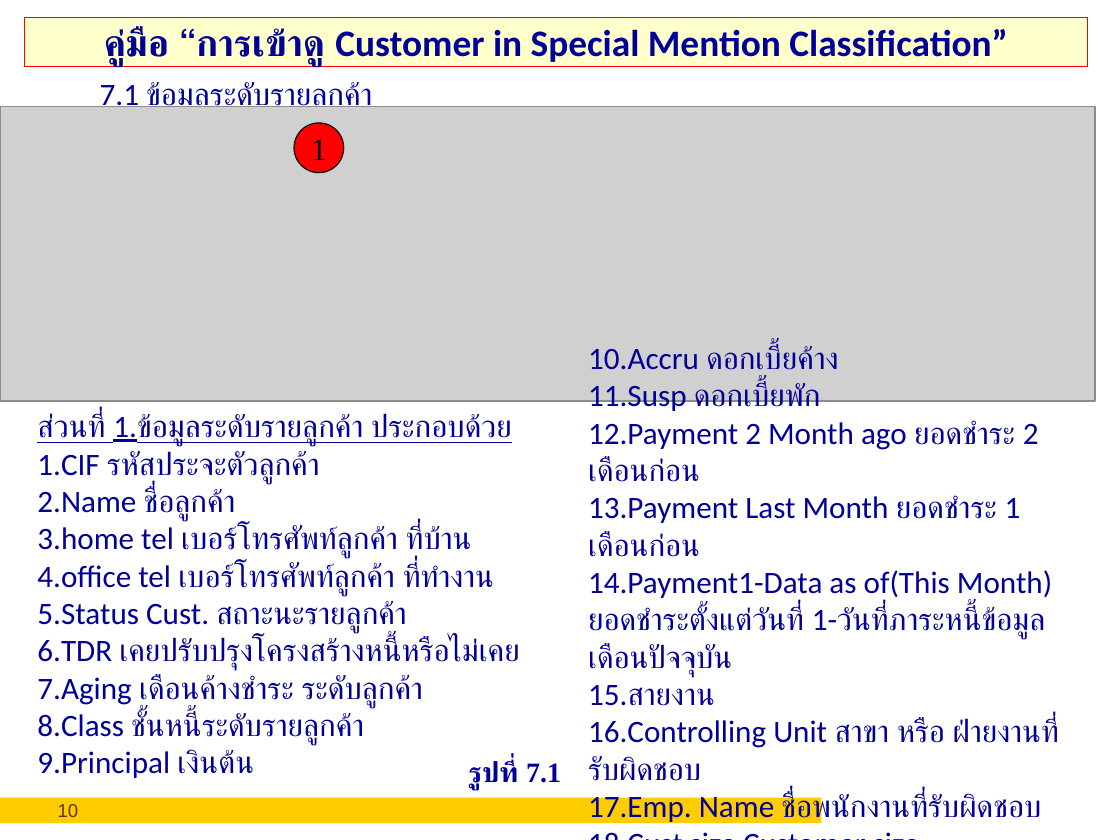
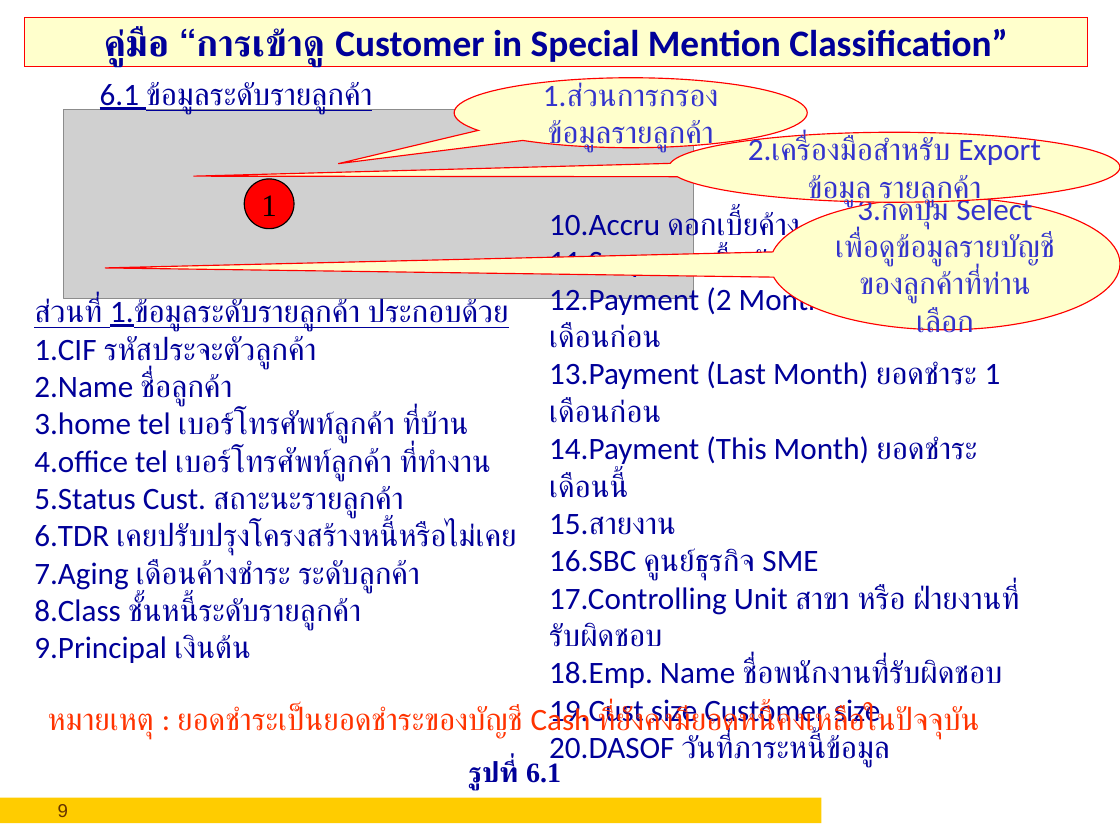
Before and after one commit to asynchronos/Special_Mention_SVN_MIGRATE, a slide deck: slide 9 of Downloads/คู่มือวิธีการกรอกSpecialMention.ppt (slide 10 before the commit). Drawn at 1120x840 pixels with LibreOffice and Linux fonts; fonts in the diff are those of the drawing; grey boxes stand for pictures; background and template pictures are left out. Boxes give left, top, right and bottom in pixels: in the first picture for what was removed or moved away, otherwise in the second. Text is boxed around its words. In the diff, an @@ line names an element or a change of style, - is before the commit and + after.

```diff
--- a/Downloads/คู่มือวิธีการกรอกSpecialMention.ppt
+++ b/Downloads/คู่มือวิธีการกรอกSpecialMention.ppt
@@ text at bbox=[100, 82, 372, 114]: text changed @@
-7.1 ข้อมูลระดับรายลูกค้า
+6.1 ข้อมูลระดับรายลูกค้า
@@ speech bubble added at bbox=[455, 77, 808, 147], fill #FFFFCC, outline #FF0000 0.74 pt, 20 pt, text #3333CC @@
+1.ส่วนการกรองข้อมูลรายลูกค้า
@@ picture: place and size @@
-picture at bbox=[0, 106, 1095, 401]
+picture at bbox=[64, 110, 694, 299]
@@ speech bubble added at bbox=[669, 132, 1120, 202], fill #FFFFCC, outline #FF0000 0.74 pt, 20 pt, text #3333CC @@
+2.เครื่องมือสำหรับ Export ข้อมูล รายลูกค้า
@@ ellipse "1": place and size @@
-ellipse "1" at bbox=[295, 123, 344, 172]
+ellipse "1" at bbox=[244, 179, 293, 228]
@@ speech bubble added at bbox=[771, 197, 1120, 329], fill #FFFFCC, outline #FF0000 0.74 pt, 20 pt, text #3333CC @@
+3.กดปุ่ม Select เพื่อดูข้อมูลรายบัญชีของลูกค้าที่ท่านเลือก
@@ text at bbox=[549, 211, 1019, 766]: text changed @@
-10.Accru ดอกเบี้ยค้าง
-11.Susp ดอกเบี้ยพัก
-12.Payment 2 Month ago ยอดชำระ 2 เดือนก่อน
-13.Payment Last Month ยอดชำระ 1 เดือนก่อน
-14.Payment1-Data as of(This Month) ยอดชำระตั้งแต่วันที่ 1-วันที่ภาระหนี้ข้อมูลเดือนปัจจุบัน
-15.สายงาน
-16.Controlling Unit สาขา หรือ ฝ่ายงานที่รับผิดชอบ
-17.Emp. Name ชื่อพนักงานที่รับผิดชอบ
-18.Cust size Customer size
+10.Accru ดอกเบี้ยค้าง
+11.Susp ดอกเบี้ยพัก
+12.Payment (2 Month ago) ยอดชำระ 2 เดือนก่อน
+13.Payment (Last Month) ยอดชำระ 1 เดือนก่อน
+14.Payment (This Month) ยอดชำระเดือนนี้
+15.สายงาน
+16.SBC คูนย์ธุรกิจ SME
+17.Controlling Unit สาขา หรือ ฝ่ายงานที่รับผิดชอบ
+18.Emp. Name ชื่อพนักงานที่รับผิดชอบ
+19.Cust size Customer size
+20.DASOF วันที่ภาระหนี้ข้อมูล
@@ text "ส่วนที่ 1.ข้อมูลระดับรายลูกค้า ประกอบด้วย 1.CIF รหัสประจะตัว ...": place and size @@
-text "ส่วนที่ 1.ข้อมูลระดับรายลูกค้า ประกอบด้วย 1.CIF รหัสประจะตัว ..." at bbox=[37, 413, 520, 778]
+text "ส่วนที่ 1.ข้อมูลระดับรายลูกค้า ประกอบด้วย 1.CIF รหัสประจะตัว ..." at bbox=[34, 296, 517, 663]
@@ text added at bbox=[48, 703, 902, 738], 20 pt, text #FF3300 @@
+หมายเหตุ : ยอดชำระเป็นยอดชำระของบัญชี Cash ที่ยังคงมียอดหนี้คงเหลือในปัจจุบัน
@@ text at bbox=[469, 760, 561, 790]: text changed @@
-รูปที่ 7.1
+รูปที่ 6.1
@@ page number at bbox=[58, 804, 68, 817]: text changed @@
-10
+9
```
Also in this commit, not shown: 9 other slides changed, 1 slide removed.
